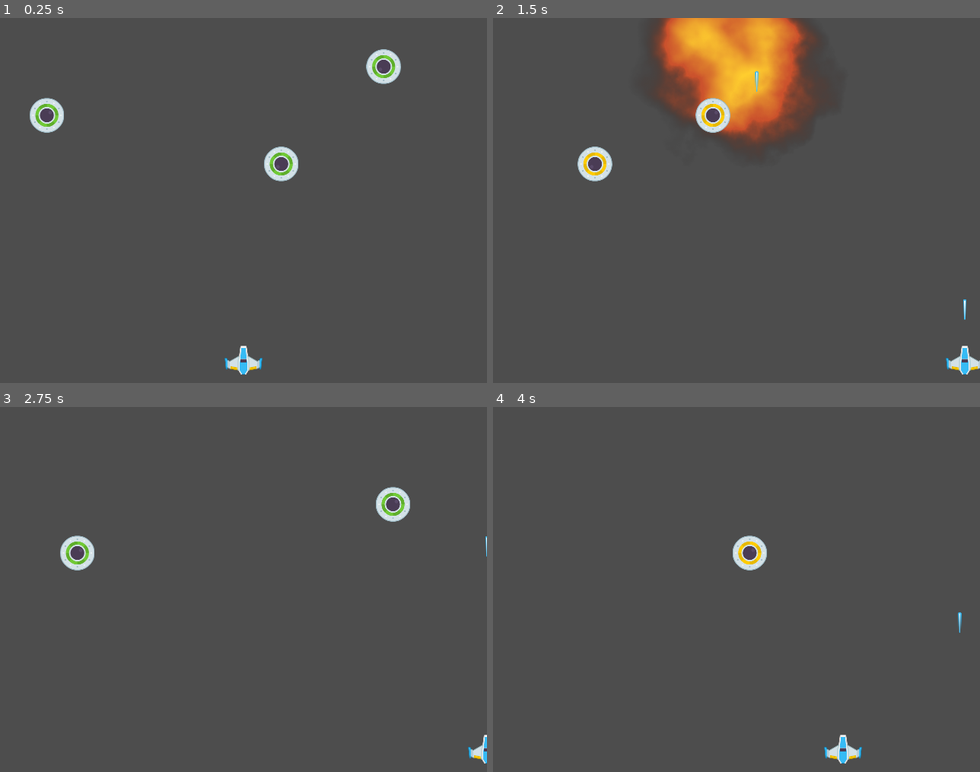
Above: before the commit, frames 1-4 (two rows, left to right).
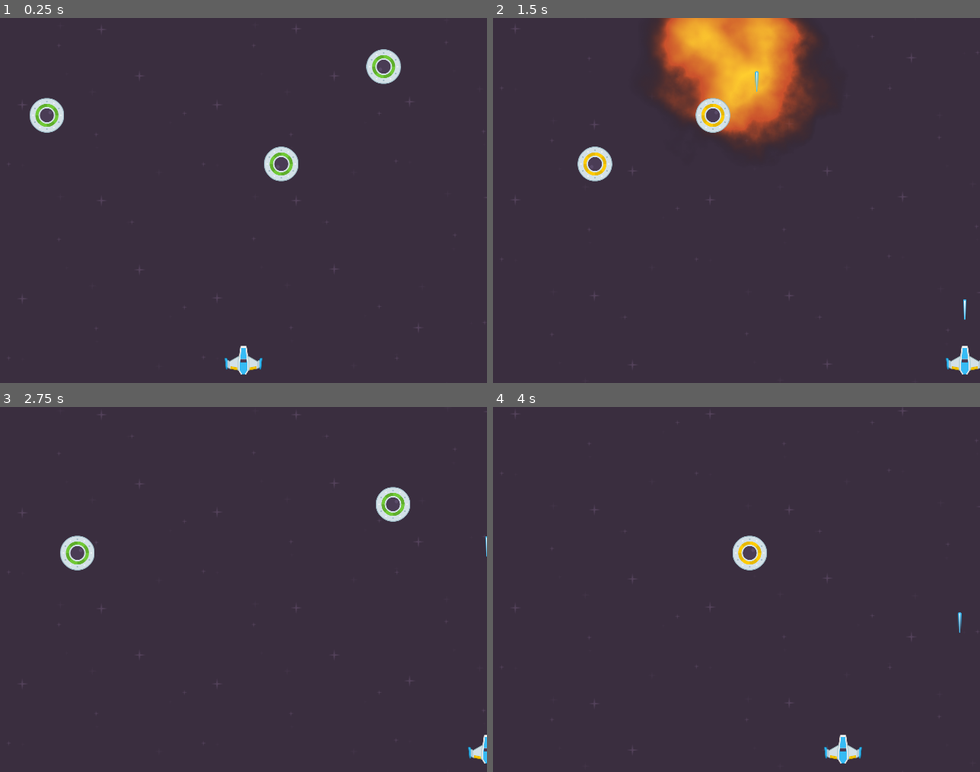
Above: after the commit, the same moments.

Repository: adelagon/godot-microgames-jam
Game: Godot game, scene res://games/shoot_the_aliens/scenes/Window/window.tscn
The game is run twice, just before and just after one commit, with the same random seed, the same clock (stepped at 60 frames per second) and the same inputs.
Inputs:
- Up to frame 1 (0.25 s): no input
- Up to frame 2 (1.5 s): hold D (move_right) 0.53-1.28 s; tap Space (button0) at 0.6, 1.35 s; hold S (move_down) from 1.28 s (still down)
- Up to frame 3 (2.75 s): release S (move_down) at 2.03 s; hold D (move_right) from 2.03 s (still down); tap Space (button0) at 2.1 s
- Up to frame 4 (4 s): release D (move_right) at 2.78 s; hold W (move_up) 2.78-3.53 s; tap Space (button0) at 2.85, 3.6 s; hold A (move_left) from 3.53 s (still down)

The runs differ from the first frame. In frame 1, 98% of the frame differs, in the area x 0-100%, y 0-100%; in frame 2, 87%; in frame 3, 99%; in frame 4, 99%.

Commit message:
Implement scrolling background

Diff:
--- /dev/null
+++ b/games/shoot_the_aliens/scenes/Background/parallax_background.gd
@@ -0,0 +1,7 @@
+extends ParallaxBackground
+
+var scroll_speed = 100
+
+
+func _process(delta) -> void:
+	scroll_base_offset += Vector2(0, scroll_speed) * delta
--- /dev/null
+++ b/games/shoot_the_aliens/scenes/Background/parallax_background.tscn
@@ -0,0 +1,16 @@
+[gd_scene load_steps=3 format=3 uid="uid://btxxksohhn4i3"]
+
+[ext_resource type="Script" path="res://games/shoot_the_aliens/scenes/Background/parallax_background.gd" id="1_llhwt"]
+[ext_resource type="Texture2D" uid="uid://k1dl60fp1li8" path="res://games/shoot_the_aliens/assets/backgrounds/dark_purple.png" id="2_2vaip"]
+
+[node name="ParallaxBackground" type="ParallaxBackground"]
+script = ExtResource("1_llhwt")
+
+[node name="Space" type="ParallaxLayer" parent="."]
+motion_mirroring = Vector2(0, 480)
+
+[node name="Sprite2D" type="Sprite2D" parent="Space"]
+position = Vector2(320, 240)
+texture = ExtResource("2_2vaip")
+region_enabled = true
+region_rect = Rect2(0, 0, 640, 480)
--- a/games/shoot_the_aliens/scenes/Laser/laser.gd
+++ b/games/shoot_the_aliens/scenes/Laser/laser.gd
@@ -4,13 +4,9 @@
 var speed = 400
 
 
-func _ready() -> void:
-	print("pew!")
-
-
-func _physics_process(delta):
+func _physics_process(delta) -> void:
 	position += -transform.y * speed * delta
 
 
-func _on_area_exited(area):
+func _on_area_exited(area) -> void:
 	self.queue_free()
--- a/games/shoot_the_aliens/scenes/Window/window.tscn
+++ b/games/shoot_the_aliens/scenes/Window/window.tscn
@@ -1,13 +1,16 @@
-[gd_scene load_steps=4 format=3 uid="uid://cwwf18aujgkkq"]
+[gd_scene load_steps=5 format=3 uid="uid://cwwf18aujgkkq"]
 
 [ext_resource type="Script" path="res://games/shoot_the_aliens/scenes/Window/window.gd" id="1_24vav"]
 [ext_resource type="PackedScene" uid="uid://de6ee86vdnl7w" path="res://games/shoot_the_aliens/scenes/UFO/ufo.tscn" id="2_6j6y6"]
 [ext_resource type="PackedScene" uid="uid://dwmmds663c0ba" path="res://games/shoot_the_aliens/scenes/Player/player.tscn" id="2_k6ybg"]
+[ext_resource type="PackedScene" uid="uid://btxxksohhn4i3" path="res://games/shoot_the_aliens/scenes/Background/parallax_background.tscn" id="3_xv545"]
 
 [node name="Window" type="Node"]
 script = ExtResource("1_24vav")
 ufo_scene = ExtResource("2_6j6y6")
 
+[node name="ParallaxBackground" parent="." instance=ExtResource("3_xv545")]
+
 [node name="Player" parent="." instance=ExtResource("2_k6ybg")]
 
 [node name="StartPosition" type="Marker2D" parent="."]
Binary file changed: games/shoot_the_aliens/assets/backgrounds/dark_purple.png
